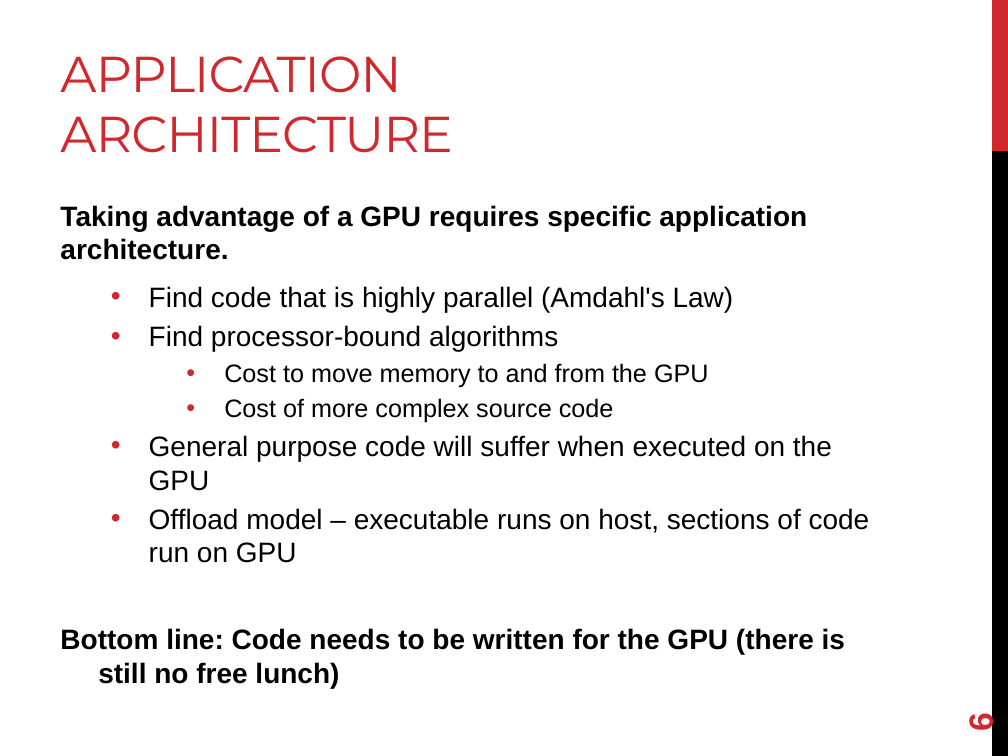
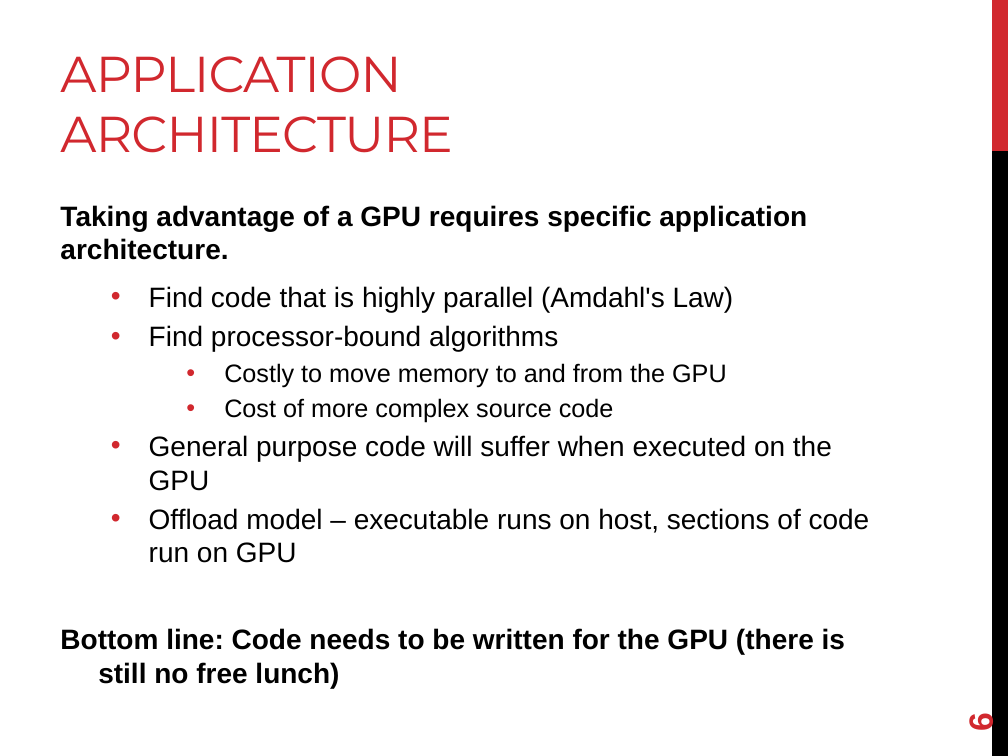
Before and after one commit to joshpeterson/DevelopingConcurrentSoftware, a slide deck: slide 6 of Lectures/Hybrid Concurrency/Hybrid Concurrency.pptx. Drawn at 1008x756 pixels with LibreOffice and Linux fonts; fonts in the diff are those of the drawing. Boxes give left, top, right and bottom in pixels: in the first picture for what was removed or moved away, otherwise in the second. Text is boxed around its words. In the diff, an @@ line names an element or a change of style, - is before the commit and + after.

```diff
--- a/Lectures/Hybrid Concurrency/Hybrid Concurrency.pptx
+++ b/Lectures/Hybrid Concurrency/Hybrid Concurrency.pptx
@@ text at [224, 363, 727, 388]: text changed @@
-    • Cost to move memory to and from the GPU
+    • Costly to move memory to and from the GPU
```
